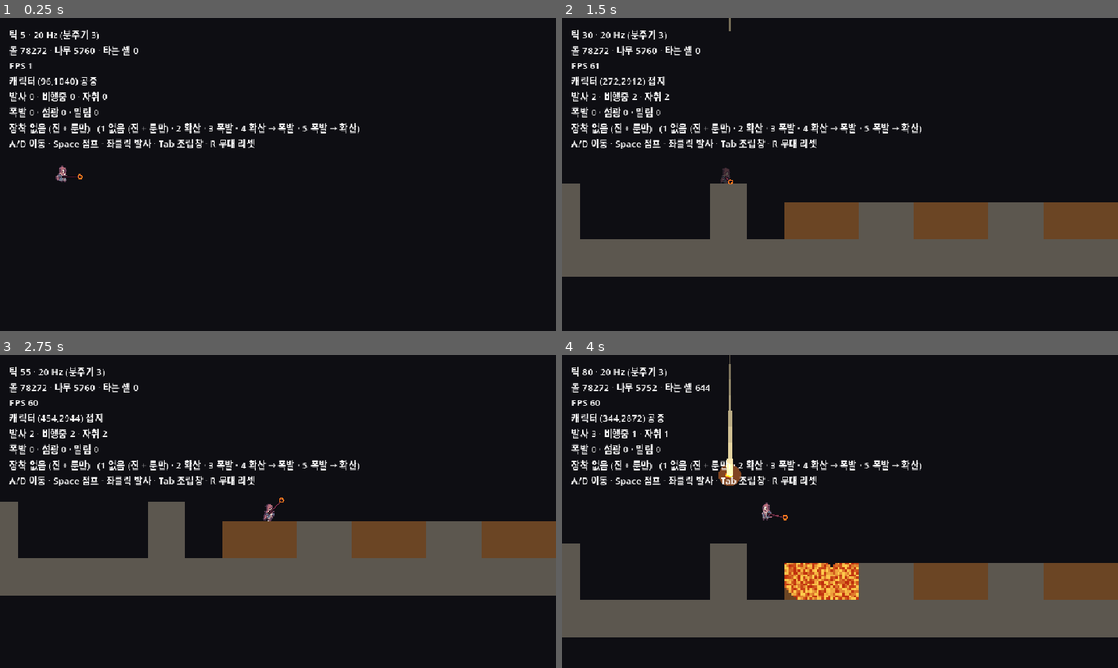
Above: before the commit, frames 1-4 (two rows, left to right).
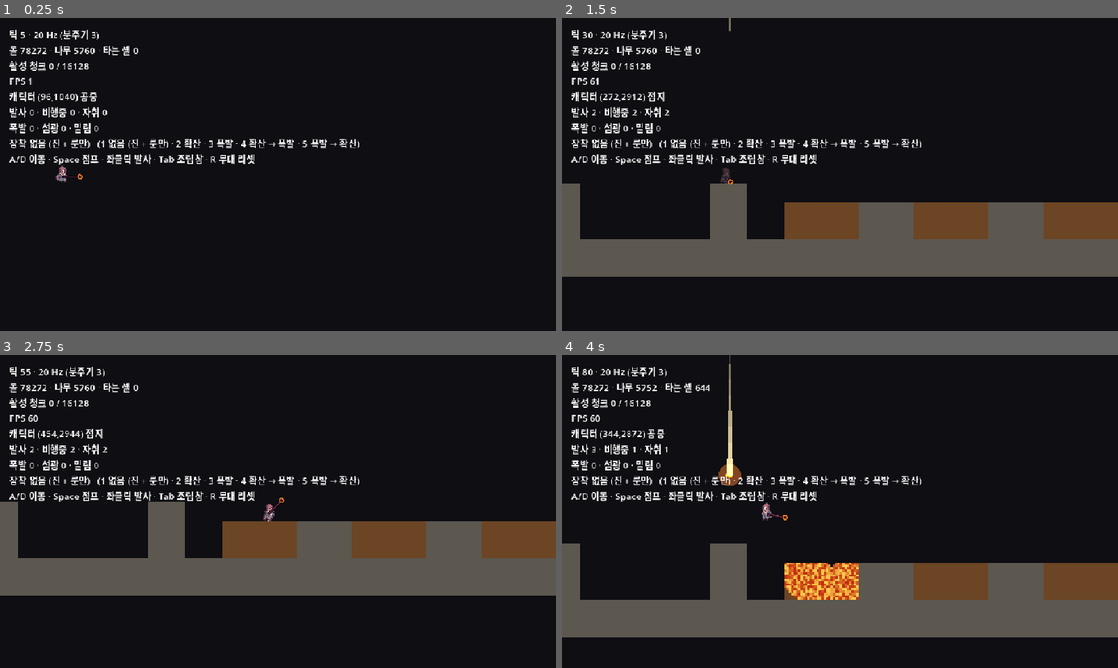
Above: after the commit, the same moments.

Repository: djgnfj-svg/tockbon
Game: Godot game, scene res://src/stage/stage.tscn
Same seed, same stepped clock (60 frames per second), same inputs: the game is played once before the commit and once after it.
Inputs (mouse positions are in pixels of both pictures, inside the frame that each line leads up to):
- Up to frame 1 (0.25 s): no input
- Up to frame 2 (1.5 s): tap Enter at 0.5 s; move the mouse to (962, 158) at 0.52 s; hold D (move_right) 0.53-1.25 s; hold Space (jump) 0.53-1.25 s; click (962, 158) at 0.67 s; drag from (728, 190) to (812, 237) at 1.27 s
- Up to frame 3 (2.75 s): move the mouse to (333, 442) at 2.02 s; hold D (move_right) from 2.03 s (still down); hold Space (jump) from 2.03 s (still down); tap Q at 2.1 s
- Up to frame 4 (4 s): release D (move_right) at 2.75 s; release Space (jump) at 2.75 s; drag from (812, 574) to (673, 464) at 2.77 s; move the mouse to (1006, 558) at 3.52 s; hold A (move_left) from 3.53 s (still down); hold Space (jump) from 3.53 s (still down); tap Shift at 3.6 s

The runs differ from the first frame. In frame 1, 3.4% of the frame differs, in the area x 1-65%, y 13-47%; in frame 2, 3.4%; in frame 3, 3.4%; in frame 4, 3.4%.

Commit message:
water: 청크 재우기가 선다 — 그리고 검증이 그물 구멍 넷을 찾는다
격자를 16x16 조각 16,128개로 나누고 뭔가 움직인 조각만 다음 틱에 돈다.
밴드마다 「깨어 있는 청크 수」를 따로 들어(_band_awake) 잠든 밴드를 통째로
건너뛴다 — 그게 없으면 잠든 격자가 6,016us(예산의 12%)다.

verify-run 이 접근자를 안 믿고 셀 단위로 16,128청크를 전수 대조했다.
다섯 항목 전부 통과, 어긋난 값 0. 음성 대조 둘을 세워 「검사가 죽어서 0이
나오는 것」과 갈랐다 — 기반암 폭발(청크를 하나도 안 깬다)과 리셋 없는 대조군.

실측(진짜 코드로 처음 잰 값):
  잠든 격자 step()      3.7us/틱   예산의 0.0074%. 전부 _chunk_flip 비용이다
  active_chunk_count()  2.25us/회  주석의 어림 ~2us 가 맞았다
  band_awake_count()    0.123us    vs scan 3.68us — 증분 유지가 232us/틱을 산다

verify-read 가 뮤테이션 34개를 격리 worktree 에서 돌렸다. 개별 단언 39개는
전부 물었는데 검사 사이의 틈에 구멍이 넷이었다:

  _reset 의 _band_awake.fill(0) 만 빼도 초록
  _chunk_flip 을 틱 끝으로 옮겨도 초록
  _band_awake·_band_dirty 를 통째로 죽여도 초록   ← 제일 크다
  _ignite_cell 이 _touch 를 불러도 초록

🔴 셋째가 이 리포의 「가짜 그물」 형태 중 새로운 것이다. 코드와 그물이 둘 다
「독립 측정과 맞대는 것이 이걸 잡는 유일한 길」이라고 적었는데, 맞대기는
갈라짐만 잡고 사라짐은 못 잡는다 — 두 경로를 하나로 접으면 항진명제가 된다.

⚠ 그리고 「위험」 표의 「어디서 잡나」가 셋 다 틀렸다. 위험을 적는 것과 그
위험을 실제로 잡는 검사를 지목하는 것은 다른 일이고, 후자가 훨씬 자주 틀린다 —
이 표는 「잡힌다」고 적혀 있어서 아무도 다시 안 봤다.

문서 정정: flip 을 틱 끝에 두면 「그 자리에서 지워진다」가 아니라 「한 틱
늦는다」다(flip 이 비우기가 아니라 넘겨주기라서). 결론은 같고 이유만 바뀌었다.
안 고치면 다음 사람이 옮겨 보고 「안 지워지네」로 주석 쪽을 지운다.

Co-Authored-By: Claude Opus 5 (1M context) <noreply@anthropic.com>

Diff:
--- a/src/sim/cell_grid.gd
+++ b/src/sim/cell_grid.gd
@@ -8,8 +8,8 @@
 ## 🔴🔴 **격자를 바꾸는 문은 `apply(cmd)` 하나다.** 직접 쓰기 코드는 이 파일 안에만 있다.
 ##  입력 핸들러가 `_mat[i] = STONE`을 하는 순간 그게 재작성 자리가 된다.
 ##
-## ⚠ **청크 재우기가 없다.** 이 단계에는 **움직이는 셀이 0개**라 잴 대상이 없고,
-##  불은 파면 목록이라 청크와 독립이다(GDD 「상태는 파면 목록으로 돈다」). 물이 들어올 때 만든다.
+## 🔴 **청크 재우기가 있다**(아래 「청크 재우기」 절). ⚠ **불은 여전히 청크와 독립이다** —
+##  파면 목록이라 격자가 통째로 잠들어 있어도 탄다(GDD 「상태는 파면 목록으로 돈다」). 건드리지 마라.
 ##
 ## ══ 🔴🔴 물을 만들 때 필요한 **순회 순서 계약** ═══════════════════
 ##  v1이 비싸게 얻었고 **v1 파일은 단계 7에서 지워졌다.** 그래서 여기 인라인한다 —
@@ -26,7 +26,11 @@
 ##
 ##  ⚠ **밴드 안에서 「청크 → 행」이 아니라 「행 → 청크」로 돈다.** 청크를 바깥에 두면
 ##   **대각 아래 이동이 청크 열 경계에서 깨진다** — 같은 밴드의 옆 청크는 아직 안 돈 상태라
-##   거기로 떨어진 물이 같은 틱에 또 움직인다. 비용은 밴드당 플래그 검사 16 → 256회뿐이다.
+##   거기로 떨어진 물이 같은 틱에 또 움직인다.
+##  🔴🔴 **여기 적혀 있던 「비용은 밴드당 플래그 검사 16 → 256회뿐이다」는 v1 격자 기준이라
+##   지금은 거짓이다.** v1은 밴드에 청크가 16개였고 **지금은 256개**라 밴드당 `256 × 16 = 4,096`회다 —
+##   전부 잠들어도 **6,016μs/틱 = 예산의 12%** 가 나온다(2026-08-07 실측).
+##   ⇒ 그래서 `_band_awake` 가 있다. **그건 최적화가 아니라 이 계약을 감당 가능하게 만드는 값이다.**
 ##  ⚠ dir이 매 틱 뒤집히므로 **좌우 편향이 없다.** v1은 그걸 재는 그물을 갖고 있었다 —
 ##   물을 여기 올리는 사람이 그 그물도 같이 가져와야 한다(지금은 잴 대상이 없어 없다).
 ## ══════════════════════════════════════════════════════════════════
@@ -60,6 +64,16 @@
 ##  ⇒ **청크 재우기 없이는 물이 원리적으로 불가능하다.** 「일단 만들고 느리면 최적화」가 안 되는 자리다.
 const CELL_COUNT := W * H  # 4,128,768
 
+# ─── 청크 재우기 ──────────────────────────────────────────────────
+## 🔴🔴 **격자를 조각으로 나누고 「이번 틱에 뭔가 움직인 조각」만 다음 틱에 돈다.**
+##  바로 위 62,676μs 가 이 축이 있는 이유 전부다 — **최적화가 아니라 전제다.**
+##
+## 🔴 **손잡이(`CHUNK_CELLS`)는 `sim_tuning` 에 있고 여기 셋은 전부 파생값이다.**
+##  ⚠ 16으로 안 나눠떨어지면 가장자리 셀이 범위 밖 청크를 찍는다 — `_init()` 이 짖는다.
+const CHUNK_W := W / Tuning.CHUNK_CELLS      # 256
+const CHUNK_H := H / Tuning.CHUNK_CELLS      # 63  ← 밴드 수
+const CHUNK_COUNT := CHUNK_W * CHUNK_H       # 16,128
+
 # ─── 커맨드 — 격자를 바꾸는 유일한 문 ──────────────────────────────
 enum { CMD_FILL = 0, CMD_RESET = 1, CMD_BLAST = 2, CMD_IGNITE = 3, CMD_CARVE = 4 }
 
@@ -88,6 +102,23 @@
 ## ⚠ 이게 없으면 지워진 칸을 파면에서 빼는 데 **선형 탐색**이 필요하고, 폭발 하나가 수백 칸을
 ##  지우므로 그게 곧 O(칸수 × 파면길이)가 된다. 590KB로 그걸 O(1)로 바꾼다.
 var _burn_slot := PackedInt32Array()
+
+## 🔴🔴 **`_awake` = 이번 틱에 도는 청크. `_dirty` = 다음 틱에 돌 청크.**
+##
+## ⚠ **한 배열로 못 합친다.** 도는 도중에 찍은 것이 이번 틱 순회에 들어가면 같은 물이
+##  한 틱에 두 번 움직인다 — 파일 머리의 순회 순서 계약이 정확히 그걸 막는 장치다.
+## 🔴 둘을 바꿔 다는 것이 `_chunk_flip()` 이고 **그건 틱의 시작이다**(그 함수 주석).
+var _awake := PackedByteArray()
+var _dirty := PackedByteArray()
+
+## 🔴🔴 **밴드(청크 행)마다 깨어 있는 청크 수. 최적화가 아니라 전제다.**
+##  순회 계약이 「밴드 안에서 행 → 청크」라 밴드 하나를 도는 데 플래그를 `256 × 16 = 4,096`회 본다.
+##  **전부 잠들어도 6,016μs/틱 = 예산의 12%**다(2026-08-07, spec이 헤드리스로 잰 대리 구현).
+##  ⇒ 요약이 0인 밴드를 통째로 건너뛰면 **1μs**다.
+## ⚠ **없어도 격자는 정확히 돈다 — 느려질 뿐이라 아무도 안 짖는다.** 그게 이 값이 조용히
+##  사라질 수 있는 이유이고, 그물이 `_awake` 를 직접 세어 이 값과 맞대는 이유다.
+var _band_awake := PackedInt32Array()
+var _band_dirty := PackedInt32Array()
 
 var _tick := 0
 
@@ -104,6 +135,10 @@
 	_aux.resize(CELL_COUNT)
 	_burn_slot.resize(CELL_COUNT)
 	_burn_slot.fill(-1)
+	_awake.resize(CHUNK_COUNT)
+	_dirty.resize(CHUNK_COUNT)
+	_band_awake.resize(CHUNK_H)
+	_band_dirty.resize(CHUNK_H)
 	_behavior = Mat.bake_behavior()
 	_fuel = Mat.bake_fuel()
 	_indestructible = Mat.bake_indestructible()
@@ -111,6 +146,10 @@
 	# 증상이 「격자가 이상하다」로만 나온다.
 	if (1 << X_SHIFT) != W:
 		push_error("CellGrid: X_SHIFT(%d)가 W(%d)와 안 맞는다" % [X_SHIFT, W])
+	# 🔴 같은 자리·같은 이유. 안 나눠떨어지면 `CHUNK_W`·`CHUNK_H` 가 잘리고 가장자리 셀이
+	#  **범위 밖 청크를 찍는다** — 증상은 매 틱 엔진 「Index out of bounds」이고 그건 침묵사다.
+	if W % Tuning.CHUNK_CELLS != 0 or H % Tuning.CHUNK_CELLS != 0:
+		push_error("CellGrid: 격자 %d×%d 가 청크 %d로 안 나눠떨어진다" % [W, H, Tuning.CHUNK_CELLS])
 
 
 # ══════════════════════════════════════════════════════════════════
@@ -124,7 +163,59 @@
 ##  실측으로 HUD가 폭발 틱에 0을 찍고 다음 틱에 104를 찍었다(한 틱 지연).
 func step() -> void:
 	_tick += 1
+	# 🔴🔴 **틱의 시작이다. 끝이 아니다** — 아래 `_chunk_flip` 주석에 이유가 있다.
+	_chunk_flip()
 	_burn()
+
+
+# ══════════════════════════════════════════════════════════════════
+#  청크 재우기
+# ══════════════════════════════════════════════════════════════════
+
+## 다음 틱에 돌 청크를 이번 틱 것으로 갈아 끼운다.
+##
+## 🔴🔴 **틱의 시작이어야 한다.** 끝에 두면 `step()` **밖에서** 온 변경이 **한 틱 더 기다린다** —
+##  틱 N 의 순회는 틱 N-1 끝에 갈아 낀 awake 를 쓰는데, 폭발은 `world_step` 순서상
+##  `grid.step()` **뒤에** 오는 `spell.step()` 안에서 격자를 부르므로 그 flip을 이미 지나쳤다.
+##  ⇒ 「그릇을 뚫었는데 다음 틱에 안 샌다」이고 **에러가 하나도 안 난다.**
+##
+## ⚠ **기획 문서는 이걸 「dirty 가 그 자리에서 지워진다」로 적었는데, 이 구현에서는 안 지워진다** —
+##  버퍼를 넘겨주므로 늦어질 뿐 잃지는 않는다. 🔴 **그래도 결론은 같고, 「늦는다」쪽이
+##  더 무섭다**: 잃으면 언젠가 눈에 띄지만 한 틱 늦는 것은 영영 안 띈다.
+## 🔴 **단계 1의 그물은 이 배치를 못 잰다** — 잴 수 있으려면 「틱 도중에 움직이는 것」이
+##  있어야 하고 그건 `_water_step` 이다. 단계 2·3에서 재라.
+##
+## ⚠ **버퍼를 넘겨주고 새 것을 받는다.** `_awake = _dirty` 뒤에 `_dirty.fill(0)` 을 하면
+##  CoW라 어차피 사본이 뜨는데, 코드는 「두 이름이 한 배열을 본다」로 읽혀 오해를 부른다.
+##  ⇒ 새로 잡고 명시적으로 0을 채운다(16,128바이트 memset — 네이티브라 무시 가능하다).
+func _chunk_flip() -> void:
+	_awake = _dirty
+	_band_awake = _band_dirty
+	_dirty = PackedByteArray()
+	_dirty.resize(CHUNK_COUNT)
+	_dirty.fill(0)
+	_band_dirty = PackedInt32Array()
+	_band_dirty.resize(CHUNK_H)
+	_band_dirty.fill(0)
+
+
+## 셀 하나가 든 청크를 **다음 틱에 돌 것**으로 찍는다.
+##
+## 🔴🔴 **격자를 바꾸는 모든 문이 여기를 지나야 한다.** 안 지나면 그 자리 물이 안 움직이고,
+##  그건 화면에 **「보이지 않는 벽」**으로만 드러난다 — 에러가 하나도 안 난다.
+## ⚠ **부르는 자리는 `_write_cell` 하나뿐이다.** `_fill_rect` 도 `_disc(파괴)` 도 다 탄 칸
+##  비우기도 전부 거기를 지난다 ⇒ 문이 하나라 빠뜨릴 자리가 없다.
+## 🔴 **`_ignite_cell` 은 안 부른다.** `_flag`·`_aux` 만 만지고 재료를 안 바꾸며, 점화 조건이
+##  연료 > 0 이라 **물 칸(연료 0)에 원리적으로 못 닿는다.** 불은 파면 목록이라 청크와 독립이다.
+func _touch(i: int) -> void:
+	var band := (i >> X_SHIFT) / Tuning.CHUNK_CELLS
+	var c := band * CHUNK_W + ((i & X_MASK) / Tuning.CHUNK_CELLS)
+	# 🔴 밴드 요약은 **증분으로만** 유지된다 — 여기서 중복을 안 거르면 같은 청크를 여러 번
+	#  찍을 때 요약이 부풀고, 그러면 순회가 잠든 밴드를 깨어 있다고 읽는다(느려질 뿐 안 짖는다).
+	if _dirty[c] != 0:
+		return
+	_dirty[c] = 1
+	_band_dirty[band] += 1
 
 
 ## 🔴🔴 **불 한 틱.** 격자를 안 훑고 파면 목록만 돈다.
@@ -335,6 +426,9 @@
 	_flag[i] = 0
 	_aux[i] = 0
 	_changed += 1
+	# 🔴🔴 **청크를 깨우는 유일한 자리다**(`_touch` 주석). 폭발로 뚫은 그릇에서 물이 새는 것도,
+	#  다 탄 자리로 물이 흘러드는 것도 전부 이 한 줄에 매달려 있다.
+	_touch(i)
 
 
 ## 파면에서 뺀다. 자리 표 덕에 O(1)이다.
@@ -363,6 +457,14 @@
 	#  거기는 연료가 없으니 **한 틱 뒤 그 칸이 빈칸이 된다** — 새 무대에 구멍이 뚫린다.
 	_burning.clear()
 	_burn_slot.fill(-1)
+	# 🔴 청크도 직접 비운다. `fill`은 `_write_cell`을 안 지나 `_touch`가 한 번도 안 도므로
+	#  **`_burning` 과 똑같은 함정이다** — 새 무대가 옛 dirty 를 들고 태어난다.
+	# ⚠ 리셋 직후는 전부 EMPTY라 움직일 것이 원리적으로 없다 ⇒ **깨워 둘 이유가 없다.**
+	#  지형은 리셋 뒤 `cmd_fill` 이 깔고, 그 채우기가 `_write_cell` 을 지나며 제 손으로 깨운다.
+	_awake.fill(0)
+	_dirty.fill(0)
+	_band_awake.fill(0)
+	_band_dirty.fill(0)
 	_tick = 0
 	# `fill`은 `_write_cell`을 안 지나므로 여기서 직접 센다. 안 세면 리셋 뒤 첫 화면이
 	# 옛 지형인 채로 남는다(다음 폭발이 있을 때까지).
@@ -472,3 +574,50 @@
 ## 불을 직접 붙인다. 🔴 **그물과 무대용 문이다** — 게임 중 점화는 `cmd_blast`의 `ignite_r`가 한다.
 func ignite(x: int, y: int) -> bool:
 	return _ignite_cell(x, y)
+
+
+## 이번 틱에 도는 청크 수.
+##
+## 🔴🔴 **「물이 멈췄나」를 값으로 읽는 유일한 자리다.** 「안 움직이는 것 같다」로는 못 잰다 —
+##  v1은 물이 멈춘 것처럼 보이는데 안 멈추고 있었고, 그게 번개를 죽였다(`docs/design/물.md`).
+## ⚠ 네이티브 `count()` 라 16,128칸이다. `count_material` 이 4,128,768칸에 588μs인 비례로
+##  어림 **~2μs** — HUD가 매 프레임 불러도 무시 가능하다. ⚠ **어림이고 잰 값이 아니다.**
+func active_chunk_count() -> int:
+	return _awake.count(1)
+
+
+## 그 셀이 든 청크가 이번 틱에 도나.
+## ⚠ **격자 밖은 거짓이다** — `mat_at` 이 격자 밖을 고체로 주는 것과 다른 축이다.
+##  여기서 「밖은 늘 깨어 있다」로 두면 경계 이동 검사가 **아무것도 안 재게 된다.**
+##
+## 🔴 **변경 직후가 아니라 다음 `step()` 부터 참이다.** 격자를 바꾸는 문은 `_dirty` 를 찍고,
+##  그게 `awake` 가 되는 것은 `_chunk_flip()` 이다 — 「이번 틱에 돈다」의 뜻이 그것이다.
+func chunk_awake_at(x: int, y: int) -> bool:
+	if x < 0 or x >= W or y < 0 or y >= H:
+		return false
+	return _awake[(y / Tuning.CHUNK_CELLS) * CHUNK_W + (x / Tuning.CHUNK_CELLS)] != 0
+
+
+## 밴드의 깨어 있는 청크 수 — **순회가 밴드를 통째로 건너뛸 때 읽을 값이다**(`_band_awake` 주석).
+func band_awake_count(band: int) -> int:
+	if band < 0 or band >= CHUNK_H:
+		return 0
+	return _band_awake[band]
+
+
+## 🔴🔴 **밴드 요약의 독립 측정.** 위 `band_awake_count` 는 `_touch` 가 **증분으로** 든 값이고,
+##  이건 `_awake` 를 **직접 세어** 만든 값이다.
+##
+## ⚠ **둘이 갈라지는 쪽은 늘 요약이다**(`claimed_slot_count` 와 정확히 같은 자리). 요약이 0으로
+##  낮으면 순회가 **깨어 있는 밴드를 통째로 건너뛰고**, 그 물은 그 자리에 얼어붙는다 —
+##  에러도 없고 화면엔 「보이지 않는 벽」으로만 나온다.
+## ⚠ **그물 전용이다.** 청크 행을 훑으므로 게임 루프에서 부르지 마라.
+func scan_awake_in_band(band: int) -> int:
+	if band < 0 or band >= CHUNK_H:
+		return 0
+	var n := 0
+	var base := band * CHUNK_W
+	for k in CHUNK_W:
+		if _awake[base + k] != 0:
+			n += 1
+	return n
--- a/src/sim/sim_tuning.gd
+++ b/src/sim/sim_tuning.gd
@@ -24,6 +24,18 @@
 ##  ⇒ **셀 단위인데 뜻이 「화면에서 이만큼 크다」인 값은 전부 ×2 해야 화면이 보존된다.**
 ##  「단위가 셀이니까 그대로」로 판단하면 폭발·탄·흔적이 화면에서 절반이 된다 — 실제로 한 번 틀렸다.
 const TILE_CELLS := 8
+
+# ─── 청크 재우기 ──────────────────────────────────────────────────
+## 청크 한 변의 셀 수. 🔴🔴 **최적화 손잡이가 아니라 물의 전제다** —
+##  격자를 GDScript로 한 번 훑는 데 62,676μs, 20Hz 틱 예산이 50,000μs다(`cell_grid.CELL_COUNT` 주석).
+##
+## 🔴 **16은 고른 값이 아니라 유일한 값이다.** `W=4096 / 16 = 256` · `H=1008 / 16 = 63` 으로
+##  양쪽이 나눠떨어지는 유일한 후보다 — 32는 H가 31.5, 64는 15.75다. ⚠ v1도 16이었다.
+##  🔴 안 나눠떨어지면 `cell_grid._init()` 이 짖는다. 조용히 두면 가장자리 셀이
+##   **범위 밖 청크를 찍는다**(`X_SHIFT` 검사와 같은 자리·같은 이유).
+## ⚠ **격자 크기(`W`·`H`)는 `cell_grid` 에 있다.** 여기서 파생 상수를 만들 수 없다 —
+##  `cell_grid` 가 이 파일을 읽으므로 순환이다(`MAX_BURNING` 주석과 같은 함정).
+const CHUNK_CELLS := 16
 
 # ─── 틱 ───────────────────────────────────────────────────────────
 ## 물리 프레임(60Hz) 몇 번에 시뮬 한 틱인가. 3 ⇒ 20Hz(GDD).
--- a/src/stage/stage.gd
+++ b/src/stage/stage.gd
@@ -387,6 +387,11 @@
 			_grid.count_material(Mat.STONE), _grid.count_material(Mat.WOOD),
 			_grid.burning_count(),
 		],
+		# 🔴🔴 **「물이 멈췄나」는 이 숫자로만 판정된다**(기획 판정 1). 「멈춘 것 같다」는 판정이
+		#  아니다 — v1은 물이 멈춘 것처럼 보이는데 안 멈추고 있었고 번개가 거기서 죽었다.
+		# ⚠ 사용자가 볼 것은 **줄다가 한 자리로 잠기는 것**이다. 0은 좁은 그릇에서만 나오고
+		#  그건 그물이 헤드리스로 잰다 — 화면에서 140초를 기다릴 이유가 없다.
+		"활성 청크 %d / %d" % [_grid.active_chunk_count(), CellGrid.CHUNK_COUNT],
 		"FPS %d" % Engine.get_frames_per_second(),
 		"캐릭터 (%d,%d) %s" % [_char.x, _char.y, "접지" if _char.on_ground else "공중"],
 		"발사 %d · 비행중 %d · 자취 %d" % [
--- /dev/null
+++ b/tests/nets/net_water.gd
@@ -0,0 +1,193 @@
+extends RefCounted
+## 물과 청크 재우기. 🔴🔴 **물의 실패는 전부 조용하다** — 그래서 여기는 짖음이 아니라 **값**을 잰다.
+##
+## ⚠ **지금 여기 있는 것은 단계 1(청크 재우기)뿐이다.** 물 재료도 `_water_step` 도 아직 없다.
+##  기획이 단계를 가른 이유가 이것이다: 청크가 잘못 서면 물도 같이 틀리고 **어느 쪽이 원인인지
+##  못 가른다**(`docs/plans/2.active/water-and-chunk-sleep.md` 「만드는 순서」).
+##
+## 🔴 **「안 움직인다」로는 아무것도 못 잰다.** v1은 물이 멈춘 것처럼 보이는데 안 멈추고 있었다.
+##  ⇒ 여기서 재는 것은 전부 `active_chunk_count()` · `chunk_awake_at()` 같은 **숫자**다.
+
+const CellGrid := preload("res://src/sim/cell_grid.gd")
+const Mat := preload("res://src/sim/cell_materials.gd")
+const Tuning := preload("res://src/sim/sim_tuning.gd")
+
+
+func run(t) -> void:
+	_chunk_geometry(t)
+	_empty_grid_never_wakes(t)
+	_blast_wakes_chunk(t)
+	_woken_chunk_sleeps_next_tick(t)
+	_fill_wakes_exactly_the_covered_chunks(t)
+	_reset_clears_chunks(t)
+	_band_summary_matches_scan(t)
+
+
+## 🔴 격자와 청크가 안 나눠떨어지면 가장자리 셀이 **범위 밖 청크를 찍는다.**
+##  `_init()` 이 짖게 해 뒀지만, 짖음에 기대지 않고 여기서 값으로 잰다
+##  (CLAUDE.md 「짖음에 기대지 마라 — 흔적을 값으로 남겨서 재라」).
+func _chunk_geometry(t) -> void:
+	t.eq(CellGrid.W % Tuning.CHUNK_CELLS, 0, "W가 청크 한 변으로 나눠떨어진다")
+	t.eq(CellGrid.H % Tuning.CHUNK_CELLS, 0, "H가 청크 한 변으로 나눠떨어진다")
+	t.eq(CellGrid.CHUNK_W * Tuning.CHUNK_CELLS, CellGrid.W, "청크 열 수 × 한 변 = W")
+	t.eq(CellGrid.CHUNK_H * Tuning.CHUNK_CELLS, CellGrid.H, "밴드 수 × 한 변 = H")
+	t.eq(CellGrid.CHUNK_COUNT, CellGrid.CHUNK_W * CellGrid.CHUNK_H, "청크 수가 두 축의 곱이다")
+
+	# 🔴 **마지막 셀이 마지막 청크에 들어가야 한다.** 잘림이 있으면 여기가 범위를 넘는다 —
+	#  `chunk_awake_at` 이 그 인덱스를 실제로 읽으므로 넘으면 엔진이 짖는다(= 침묵사가 아니다).
+	var g := CellGrid.new()
+	t.ok(not g.chunk_awake_at(CellGrid.W - 1, CellGrid.H - 1),
+		"격자 마지막 셀의 청크를 읽어도 범위를 안 넘는다")
+	t.ok(not g.chunk_awake_at(-1, 0), "격자 밖은 안 깨어 있다 (왼쪽)")
+	t.ok(not g.chunk_awake_at(0, CellGrid.H), "격자 밖은 안 깨어 있다 (아래)")
+
+
+## 🔴🔴 **이 그물의 바닥이다.** 아무도 안 건드린 격자가 스스로 깨어나면 청크 재우기는
+##  통째로 무효이고, 그 위에 얹는 물의 판정이 전부 거짓말이 된다.
+## ⚠ **한 틱으로는 못 잰다** — `_chunk_flip` 이 잘못 서 있어도 첫 틱은 우연히 0일 수 있다.
+func _empty_grid_never_wakes(t) -> void:
+	var g := CellGrid.new()
+	t.eq(g.active_chunk_count(), 0, "갓 만든 격자는 활성 청크가 0이다")
+	for _i in 20:
+		g.step()
+	t.eq(g.active_chunk_count(), 0, "빈 격자는 20틱을 돌려도 활성 청크가 0이다")
+	t.eq(g.get_tick(), 20, "그동안 틱은 실제로 돌았다")
+
+
+## 🔴🔴 **폭발이 청크를 깨우나.** 안 깨우면 「뚫은 그릇에서 물이 안 샌다」이고
+##  원인은 물이 아니라 폭발 쪽에 있다 — 화면에서는 「물이 고장 났다」로만 보인다.
+##
+## ⚠ **`step()` 을 한 번 돌린 뒤에 봐야 한다.** 커맨드는 `_dirty` 를 찍고, 그게 `awake` 가 되는
+##  자리는 `_chunk_flip()` 이다. 🔴 **그 flip이 틱 끝에 있으면 여기가 빨개진다** — 폭발은
+##  `spell_sim.step()` 안에서 격자를 부르므로 flip이 뒤에 있으면 찍힌 dirty가 그 자리에서 지워진다.
+func _blast_wakes_chunk(t) -> void:
+	var g := CellGrid.new()
+	g.apply(CellGrid.cmd_fill(0, 0, 511, 511, Mat.STONE))
+	# 지형을 깔면 깨어난다 — 먼저 **완전히 재운다.** 그래야 아래 깨움이 폭발 때문인 게 확실하다.
+	g.step()
+	g.step()
+	t.eq(g.active_chunk_count(), 0, "지형을 깔고 두 틱이면 다시 다 잠든다")
+
+	g.apply(CellGrid.cmd_blast(200, 200, Tuning.blast_rd(0), Tuning.blast_ignite_r(0)))
+	g.step()
+	t.ok(g.chunk_awake_at(200, 200), "폭발 자리의 청크가 깨어난다")
+	t.ok(g.active_chunk_count() > 0, "활성 청크가 0이 아니다 (%d개)" % g.active_chunk_count())
+
+	# 🔴 **먼 곳은 안 깨어난다.** 「전부 깨운다」로 통과하면 이 그물은 아무것도 안 재는 것이다.
+	t.ok(not g.chunk_awake_at(2000, 800), "폭발과 먼 청크는 안 깨어난다")
+
+
+## 🔴🔴 **깨운 다음 틱에 다시 잠드나.** 안 잠들면 청크 재우기가 「전부 깨어 있다」로 퇴화하고,
+##  그건 **아무도 안 짖는다** — 그냥 예산의 12%가 사라질 뿐이다.
+func _woken_chunk_sleeps_next_tick(t) -> void:
+	var g := CellGrid.new()
+	g.apply(CellGrid.cmd_fill(100, 100, 140, 140, Mat.WOOD))
+	g.step()
+	t.ok(g.chunk_awake_at(120, 120), "채운 자리가 깨어 있다")
+	var woke := g.active_chunk_count()
+	t.ok(woke > 0, "채우기가 청크를 깨웠다 (%d개)" % woke)
+
+	# 🔴 아무도 안 움직였으므로 dirty가 비어 있어야 하고, flip이 그걸 그대로 넘긴다.
+	g.step()
+	t.ok(not g.chunk_awake_at(120, 120), "아무 일도 안 일어난 청크는 한 틱 뒤 잠든다")
+	t.eq(g.active_chunk_count(), 0, "한 틱 뒤 활성 청크가 0이다")
+
+
+## 🔴 **깬 청크 수가 지형이 덮은 청크 수와 정확히 같은가.** 「0보다 크다」로는 못 잰다 —
+##  `_touch` 가 청크 인덱스를 잘못 계산해도 그건 통과한다.
+## ⚠ 그래서 **청크 격자에 딱 맞춘 사각형**을 쓴다. 계산이 한 칸이라도 밀리면 수가 안 맞는다.
+func _fill_wakes_exactly_the_covered_chunks(t) -> void:
+	var cc := Tuning.CHUNK_CELLS
+	var g := CellGrid.new()
+	# 청크 (2..5, 3..6) = 4 × 4 = 16개를 정확히 덮는다.
+	g.apply(CellGrid.cmd_fill(2 * cc, 3 * cc, 6 * cc - 1, 7 * cc - 1, Mat.STONE))
+	g.step()
+	t.eq(g.active_chunk_count(), 16, "청크 격자에 딱 맞는 채우기가 정확히 16청크를 깨운다")
+	t.ok(g.chunk_awake_at(2 * cc, 3 * cc), "왼쪽 위 모서리 청크가 깨어 있다")
+	t.ok(g.chunk_awake_at(6 * cc - 1, 7 * cc - 1), "오른쪽 아래 모서리 청크가 깨어 있다")
+	t.ok(not g.chunk_awake_at(2 * cc - 1, 3 * cc), "채운 자리 바로 왼쪽 청크는 안 깨어 있다")
+	t.ok(not g.chunk_awake_at(6 * cc, 3 * cc), "채운 자리 바로 오른쪽 청크는 안 깨어 있다")
+
+	# 한 칸만 더 채우면 정확히 한 청크가 더 깨어야 한다 — 인덱스가 밀리면 여기가 어긋난다.
+	var g2 := CellGrid.new()
+	g2.apply(CellGrid.cmd_fill(2 * cc, 3 * cc, 6 * cc, 7 * cc - 1, Mat.STONE))
+	g2.step()
+	t.eq(g2.active_chunk_count(), 20, "오른쪽으로 한 칸 넘치면 밴드 4개 × 1청크가 더 깨어난다")
+
+
+## 🔴 `_reset` 이 청크를 안 비우면 **새 무대가 옛 dirty 를 들고 태어난다** —
+##  `_burning` 과 똑같은 함정이고, `_reset` 은 `fill` 을 쓰므로 `_write_cell` 을 한 번도 안 지난다.
+##
+## 🔴🔴 **awake 와 dirty 를 다른 검사로 잰다. 한 검사로 묶으면 절반이 헛돈다.**
+##  ⚠ **실측이다**(2026-08-07, 구현이 뒤집어 봤다): `_reset` 에서 `_dirty`·`_band_dirty` 지우는
+##   두 줄만 빼도 아래 ① 은 **초록**이었다 — ① 은 리셋 전에 `step()` 을 돌려서 dirty 가 이미
+##   비어 있었고, 그러니 「dirty 도 비었다」라는 라벨이 재는 것보다 넓었다.
+##   ⇒ ② 처럼 **찍힌 채로** 리셋해야 그 절반이 실제로 재진다(CLAUDE.md 「가짜 그물 금지」).
+func _reset_clears_chunks(t) -> void:
+	# ① awake 쪽 — 이미 깨어 있는 청크를 리셋이 재우나.
+	var g := CellGrid.new()
+	g.apply(CellGrid.cmd_fill(0, 0, 511, 511, Mat.STONE))
+	g.step()
+	t.ok(g.active_chunk_count() > 0, "먼저 청크를 깨운다 (%d개)" % g.active_chunk_count())
+
+	g.apply(CellGrid.cmd_reset())
+	t.eq(g.active_chunk_count(), 0, "리셋이 활성 청크를 0으로 만든다")
+	g.step()
+	t.eq(g.active_chunk_count(), 0, "리셋 뒤 한 틱을 돌려도 활성 청크가 0이다")
+
+	# ② dirty 쪽 — 🔴 **찍힌 채로 리셋한다.** flip 을 한 번도 안 지났으므로 옛 dirty 가
+	#  살아 있으면 리셋 다음 틱에 **새 무대가 그걸 그대로 깨운다.**
+	var g2 := CellGrid.new()
+	g2.apply(CellGrid.cmd_fill(0, 0, 511, 511, Mat.STONE))
+	t.eq(g2.active_chunk_count(), 0, "채우기 직후는 아직 안 깨어 있다 (flip 전이다 — 이 검사의 전제)")
+	g2.apply(CellGrid.cmd_reset())
+	g2.step()
+	t.eq(g2.active_chunk_count(), 0, "찍힌 채로 리셋하면 다음 틱에도 안 깨어난다 (dirty를 비웠다)")
+	t.eq(_band_sum(g2), 0, "그때 밴드 요약 합도 0이다 (밴드 쪽 dirty도 비웠다)")
+
+
+## 🔴🔴 **밴드 요약이 진짜인가.** `_band_awake` 는 `_touch` 가 증분으로 들고, 그 값이 낮으면
+##  순회가 **깨어 있는 밴드를 통째로 건너뛴다** — 물이 그 자리에 얼어붙고 에러는 0이다.
+##
+## ⚠ **없어도 격자는 정확히 돈다(느려질 뿐이다).** 그래서 이 값은 조용히 죽을 수 있고,
+##  그걸 잡는 유일한 길이 **독립 측정과 맞대는 것**이다(`claimed_slot_count` 와 같은 자리).
+func _band_summary_matches_scan(t) -> void:
+	var cc := Tuning.CHUNK_CELLS
+	var g := CellGrid.new()
+	t.eq(_band_sum(g), 0, "빈 격자의 밴드 요약 합이 0이다")
+
+	# 밴드 3에 청크 5개, 밴드 9에 청크 2개.
+	g.apply(CellGrid.cmd_fill(0, 3 * cc, 5 * cc - 1, 4 * cc - 1, Mat.STONE))
+	g.apply(CellGrid.cmd_fill(40 * cc, 9 * cc, 42 * cc - 1, 10 * cc - 1, Mat.WOOD))
+	g.step()
+
+	var mismatched := 0
+	for b in CellGrid.CHUNK_H:
+		if g.band_awake_count(b) != g.scan_awake_in_band(b):
+			mismatched += 1
+	t.eq(mismatched, 0, "모든 밴드에서 요약과 직접 센 값이 같다")
+	t.eq(g.band_awake_count(3), 5, "밴드 3의 요약이 5다")
+	t.eq(g.band_awake_count(9), 2, "밴드 9의 요약이 2다")
+	t.eq(_band_sum(g), g.active_chunk_count(), "밴드 요약의 합이 활성 청크 수와 같다")
+
+	# 🔴 **같은 청크를 여러 번 찍어도 요약이 안 부푼다.** `_touch` 의 중복 가드가 그 자리다 —
+	#  안 걸러지면 요약이 실제보다 커지고, 그건 「깨어 있다고 착각해서 도는」 쪽이라 안 짖는다.
+	var g2 := CellGrid.new()
+	for _i in 4:
+		g2.apply(CellGrid.cmd_fill(0, 0, cc - 1, cc - 1, Mat.STONE))
+	g2.step()
+	t.eq(g2.band_awake_count(0), 1, "한 청크를 네 번 채워도 밴드 요약은 1이다")
+	t.eq(g2.active_chunk_count(), 1, "활성 청크도 1이다")
+
+	# 잠들면 요약도 같이 0으로 돌아가야 한다 — flip이 요약을 안 갈아 끼우면 여기가 걸린다.
+	g2.step()
+	t.eq(_band_sum(g2), 0, "다 잠들면 밴드 요약 합도 0이다")
+
+
+## 밴드 요약의 전체 합. 🔴 **`active_chunk_count()` 와 독립적인 경로다** — 둘을 맞대야
+##  「요약이 부풀었다」와 「요약이 비었다」를 둘 다 잡는다.
+func _band_sum(g: CellGrid) -> int:
+	var n := 0
+	for b in CellGrid.CHUNK_H:
+		n += g.band_awake_count(b)
+	return n
Not shown, changed: docs/design/물.md
Not shown, changed: docs/plans/2.active/water-and-chunk-sleep.md
